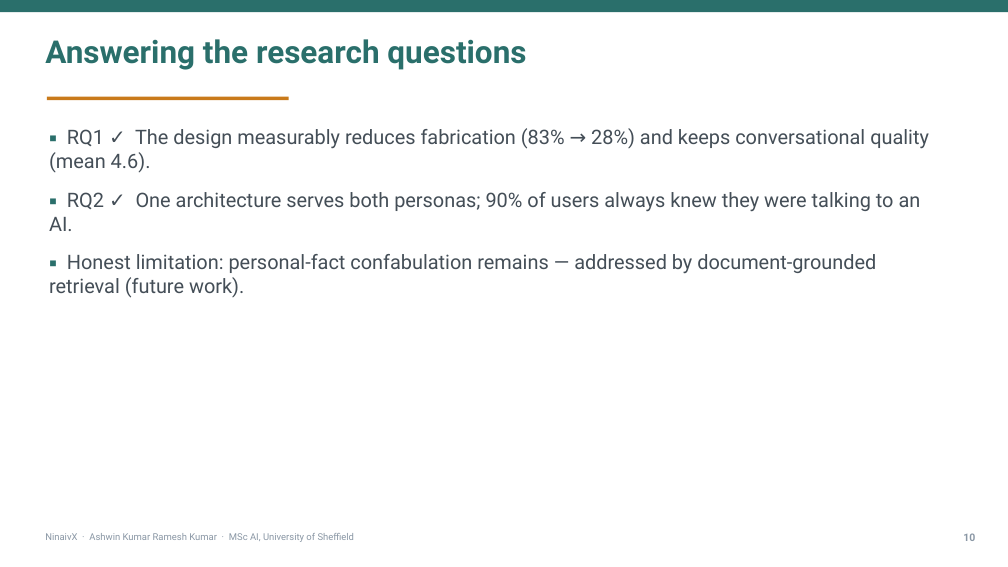
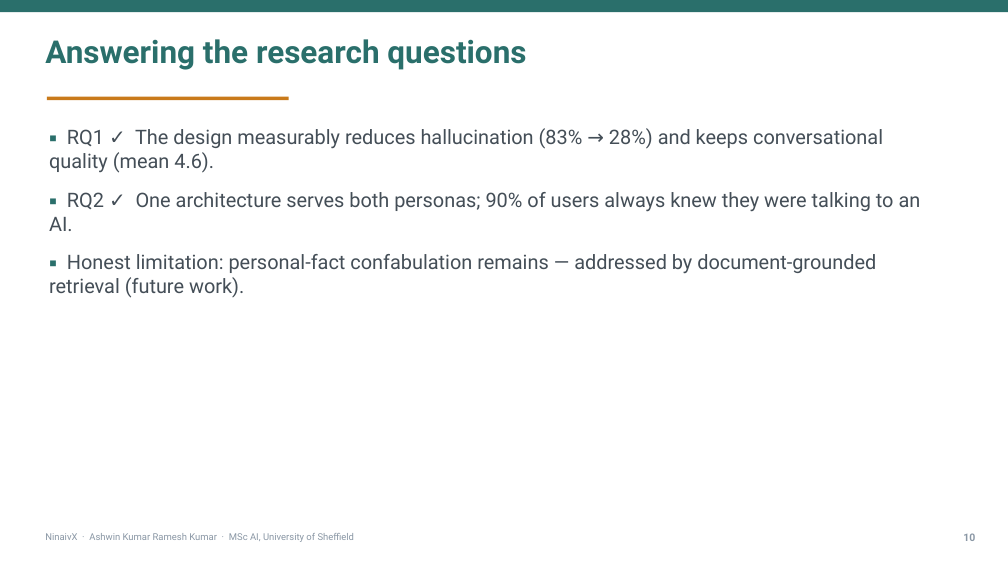
Before and after one commit to HITMAN-AK/NinaivX, a slide deck: slide 11 of backend/docs/report/NinaivX-Presentation-Full.pptx. Drawn at 1008x567 pixels with LibreOffice and Linux fonts; fonts in the diff are those of the drawing. Boxes give left, top, right and bottom in pixels: in the first picture for what was removed or moved away, otherwise in the second. Text is boxed around its words. In the diff, an @@ line names an element or a change of style, - is before the commit and + after.

```diff
--- a/backend/docs/report/NinaivX-Presentation-Full.pptx
+++ b/backend/docs/report/NinaivX-Presentation-Full.pptx
@@ text at [49, 128, 883, 173]: text changed @@
-▪ RQ1 ✓ The design measurably reduces fabrication (83% → 28%) and keeps conversational quality (mean 4.6).
+▪ RQ1 ✓ The design measurably reduces hallucination (83% → 28%) and keeps conversational quality (mean 4.6).
```
Also in this commit, not shown: 5 other slides changed, 5 other files.
